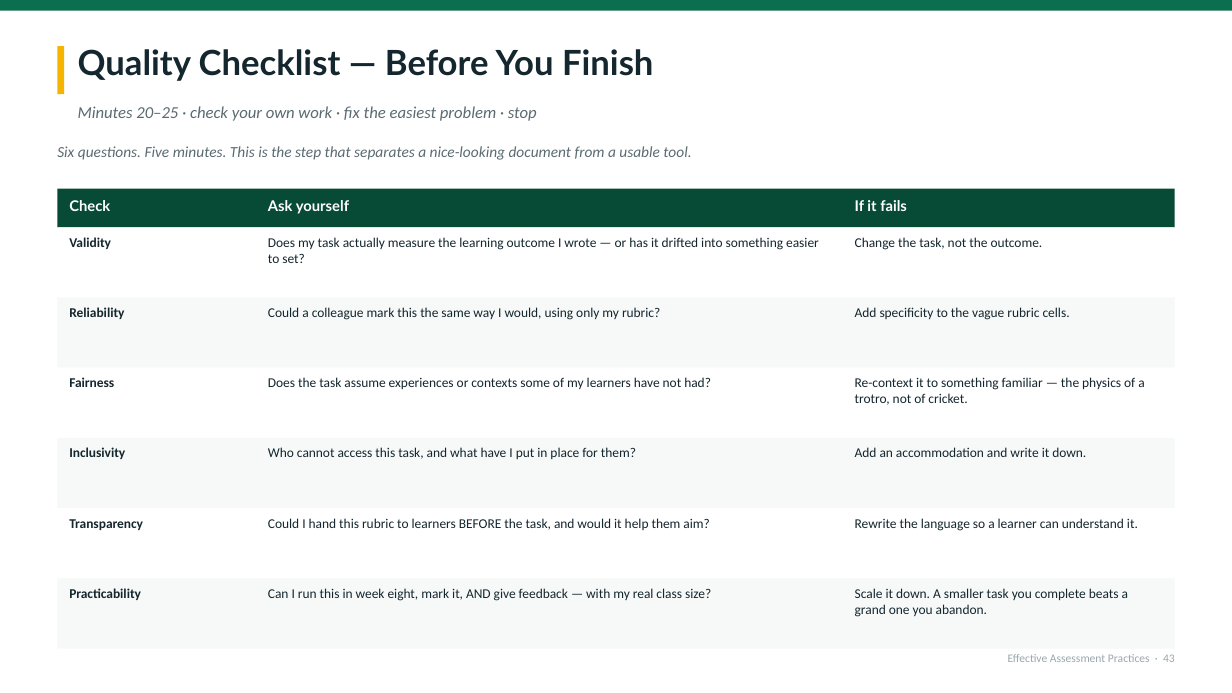
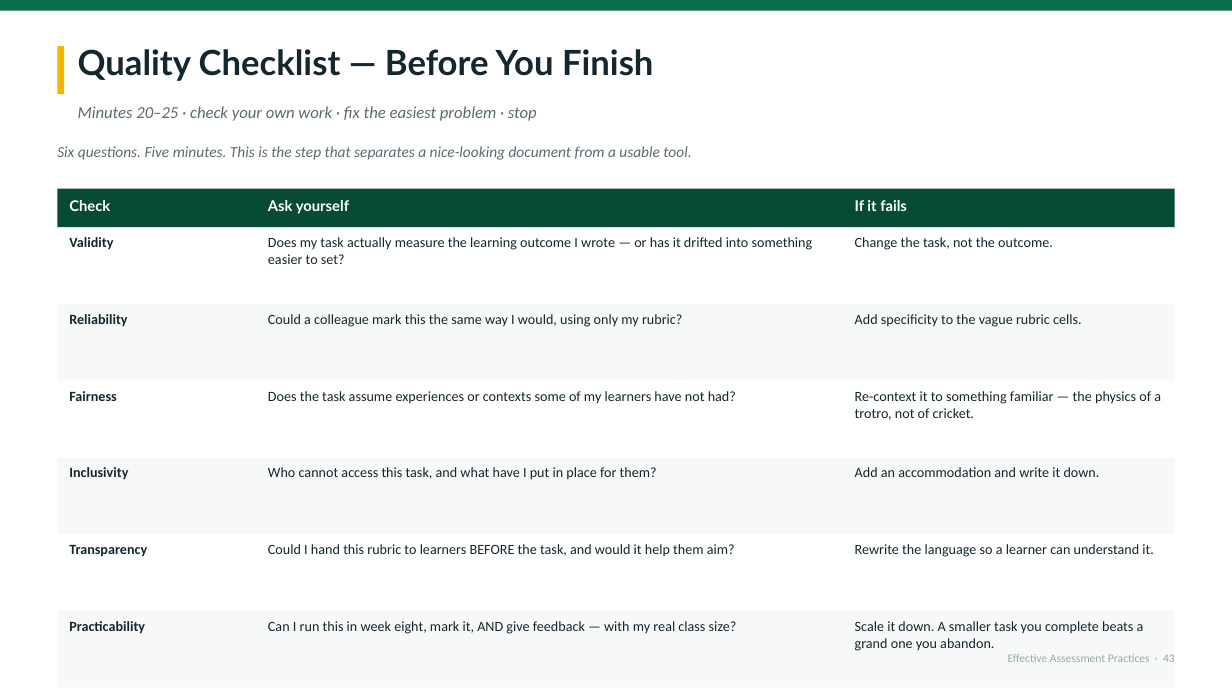
Before and after one commit to kumahemmanuel69-oss/Keelson-ACADEX, a slide deck: slide 43 of deliverables/Effective-Assessment-Practices-KATON-2026.pptx. Drawn at 1232x693 pixels with LibreOffice and Linux fonts; fonts in the diff are those of the drawing. Boxes give left, top, right and bottom in pixels: in the first picture for what was removed or moved away, otherwise in the second. Text is boxed around its words. In the diff, an @@ line names an element or a change of style, - is before the commit and + after.

```diff
--- a/deliverables/Effective-Assessment-Practices-KATON-2026.pptx
+++ b/deliverables/Effective-Assessment-Practices-KATON-2026.pptx
@@ rectangle: place and size @@
-rectangle at (57, 227, 1175, 298)
+rectangle at (57, 227, 1175, 304)
@@ rectangle: place and size @@
-rectangle at (57, 298, 1175, 368)
+rectangle at (57, 304, 1175, 381)
@@ text "Reliability": place and size @@
-text "Reliability" at (69, 307, 124, 319)
+text "Reliability" at (69, 314, 127, 327)
@@ text "Could a colleague mark this ...": place and size @@
-text "Could a colleague mark this ..." at (268, 307, 660, 320)
+text "Could a colleague mark this ..." at (268, 314, 682, 327)
@@ text "Add specificity to the vague ...": place and size @@
-text "Add specificity to the vague ..." at (855, 307, 1070, 320)
+text "Add specificity to the vague ..." at (855, 314, 1082, 327)
@@ rectangle: place and size @@
-rectangle at (57, 368, 1175, 438)
+rectangle at (57, 381, 1175, 457)
@@ text "Fairness": place and size @@
-text "Fairness" at (69, 377, 114, 387)
+text "Fairness" at (69, 391, 117, 401)
@@ text "Does the task assume experiences ...": place and size @@
-text "Does the task assume experiences ..." at (268, 377, 711, 389)
+text "Does the task assume experiences ..." at (268, 391, 736, 404)
@@ text "Re-context it to something familiar ...": place and size @@
-text "Re-context it to something familiar ..." at (855, 377, 1144, 405)
+text "Re-context it to something familiar ..." at (855, 391, 1161, 420)
@@ rectangle: place and size @@
-rectangle at (57, 438, 1175, 508)
+rectangle at (57, 457, 1175, 534)
@@ text "Inclusivity": place and size @@
-text "Inclusivity" at (69, 447, 125, 459)
+text "Inclusivity" at (69, 467, 128, 480)
@@ text "Who cannot access this task, ...": place and size @@
-text "Who cannot access this task, ..." at (268, 447, 636, 459)
+text "Who cannot access this task, ..." at (268, 467, 657, 480)
@@ text "Add an accommodation and write ...": place and size @@
-text "Add an accommodation and write ..." at (855, 447, 1086, 457)
+text "Add an accommodation and write ..." at (855, 467, 1100, 477)
@@ rectangle: place and size @@
-rectangle at (57, 508, 1175, 579)
+rectangle at (57, 534, 1175, 611)
@@ text "Transparency": place and size @@
-text "Transparency" at (69, 519, 143, 530)
+text "Transparency" at (69, 545, 147, 557)
@@ text "Could I hand this rubric ...": place and size @@
-text "Could I hand this rubric ..." at (268, 518, 709, 530)
+text "Could I hand this rubric ..." at (268, 544, 735, 557)
@@ text "Rewrite the language so a ...": place and size @@
-text "Rewrite the language so a ..." at (855, 518, 1138, 531)
+text "Rewrite the language so a ..." at (855, 544, 1154, 557)
@@ rectangle: place and size @@
-rectangle at (57, 579, 1175, 649)
+rectangle at (57, 611, 1175, 688)
@@ size 10.5 to 11 pt in 18 elements at (268, 237, 813, 264), (855, 237, 1053, 250), (69, 237, 113, 250), (268, 314, 682, 327), (855, 314, 1082, 327), (69, 314, 127, 327), (268, 391, 736, 404), (855, 391, 1161, 420), (69, 391, 117, 401), (268, 467, 657, 480), (855, 467, 1100, 477), (69, 467, 128, 480), (268, 544, 735, 557), (855, 544, 1154, 557), (69, 545, 147, 557), (268, 621, 737, 634), (855, 621, 1144, 651), (69, 621, 145, 634) @@
@@ text "Practicability": place and size @@
-text "Practicability" at (69, 588, 141, 600)
+text "Practicability" at (69, 621, 145, 634)
@@ text "Can I run this in ...": place and size @@
-text "Can I run this in ..." at (268, 588, 711, 601)
+text "Can I run this in ..." at (268, 621, 737, 634)
@@ text "Scale it down. A smaller ...": place and size @@
-text "Scale it down. A smaller ..." at (855, 588, 1128, 617)
+text "Scale it down. A smaller ..." at (855, 621, 1144, 651)
```
Also in this commit, not shown: 22 other slides changed, 2 other files.
